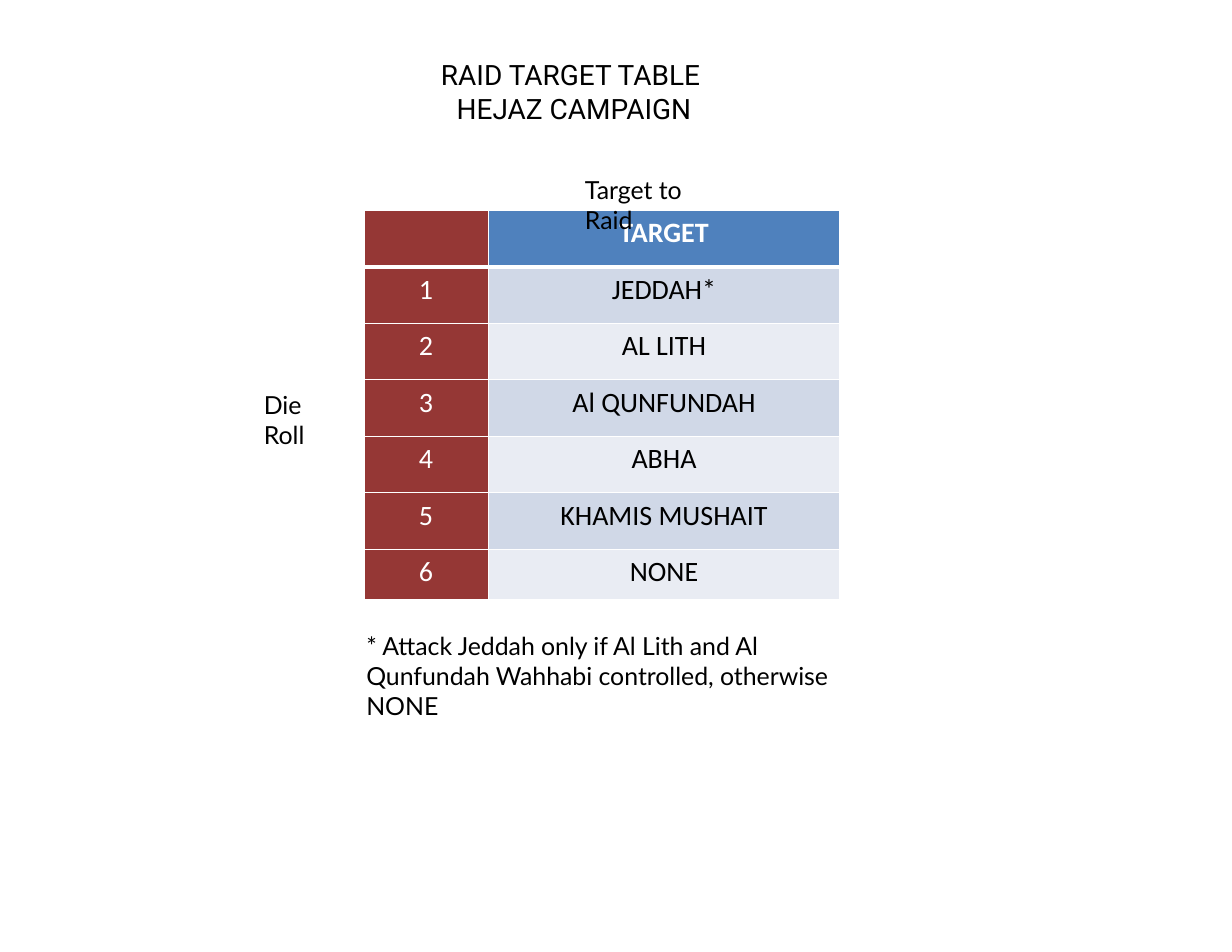
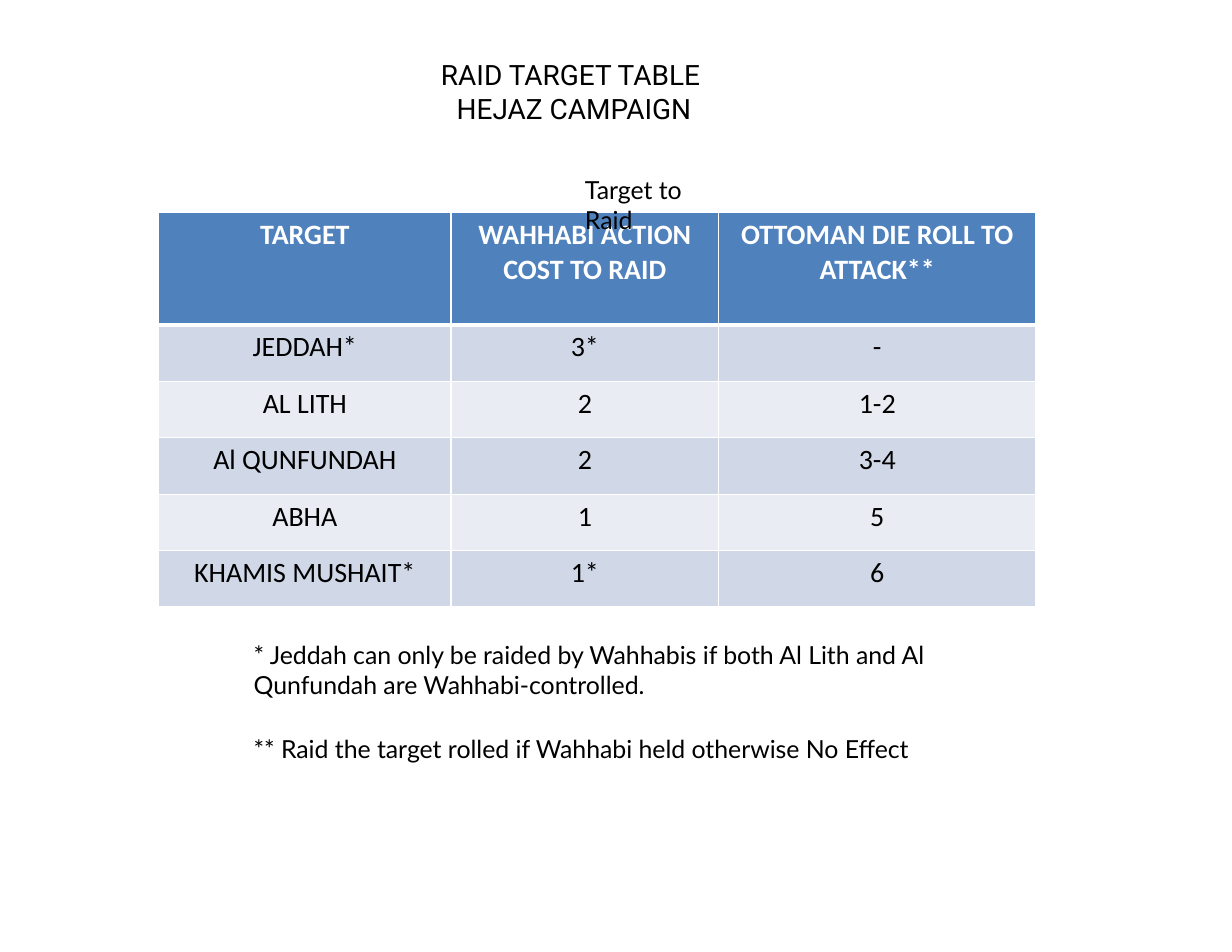
Before and after one commit to euroledger/Diriyah-The-Bloody-Siege, a slide deck: slide 4 of rules/Tables.pptx. Drawn at 1232x952 pixels with LibreOffice and Linux fonts; fonts in the diff are those of the drawing; background and template pictures are left out. Boxes give left, top, right and bottom in pixels: in the first picture for what was removed or moved away, otherwise in the second. Text is boxed around its words. In the diff, an @@ line names an element or a change of style, - is before the commit and + after.

```diff
--- a/rules/Tables.pptx
+++ b/rules/Tables.pptx
@@ table at box(159, 213, 1036, 607) @@
- | TARGET
-1 | JEDDAH*
-2 | AL LITH
-3 | Al QUNFUNDAH
-4 | ABHA
-5 | KHAMIS MUSHAIT
-6 | NONE
+TARGET | WAHHABI ACTION COST TO RAID | OTTOMAN DIE ROLL TO ATTACK**
+JEDDAH* | 3* | -
+AL LITH | 2 | 1-2
+Al QUNFUNDAH | 2 | 3-4
+ABHA | 1 | 5
+KHAMIS MUSHAIT* | 1* | 6
@@ table: place and size @@
-table at box(364, 211, 840, 600)
+table at box(159, 213, 1036, 607)
@@ text removed at box(264, 396, 305, 444) @@
-Die Roll
@@ text at box(254, 645, 925, 698): text changed @@
-* Attack Jeddah only if Al Lith and Al Qunfundah Wahhabi controlled, otherwise NONE
+* Jeddah can only be raided by Wahhabis if both Al Lith and Al Qunfundah are Wahhabi-controlled.
@@ text added at box(281, 739, 909, 763), 16 pt, text #000000 @@
+** Raid the target rolled if Wahhabi held otherwise No Effect
```
Also in this commit, not shown: 1 other slide changed, 44 other files.
